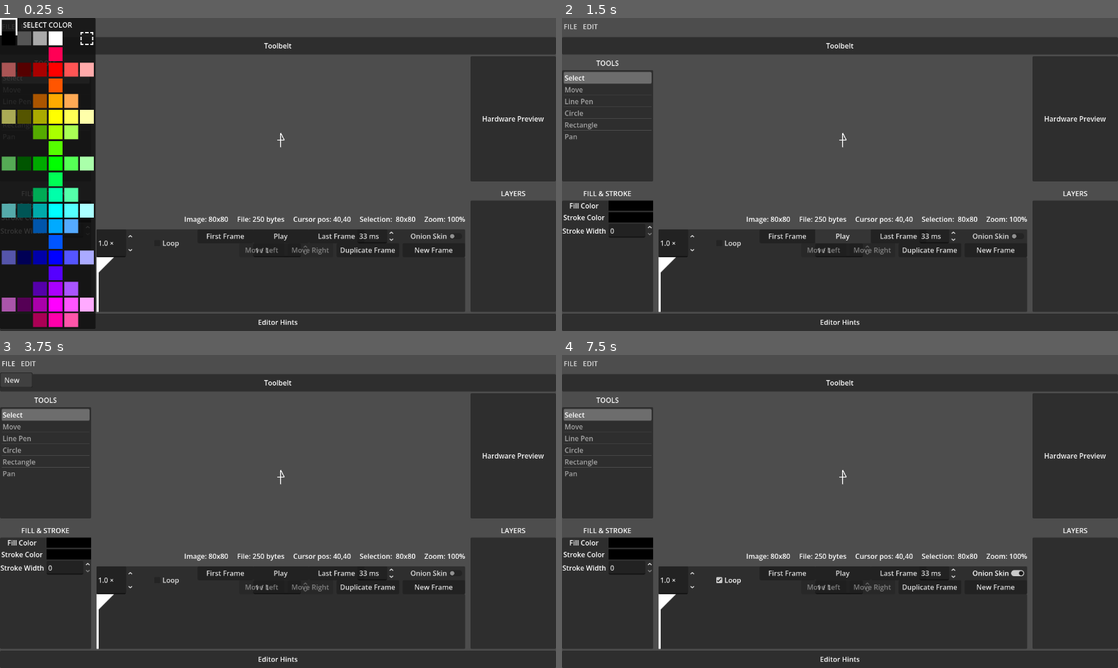
Above: before the commit, frames 1-4 (two rows, left to right).
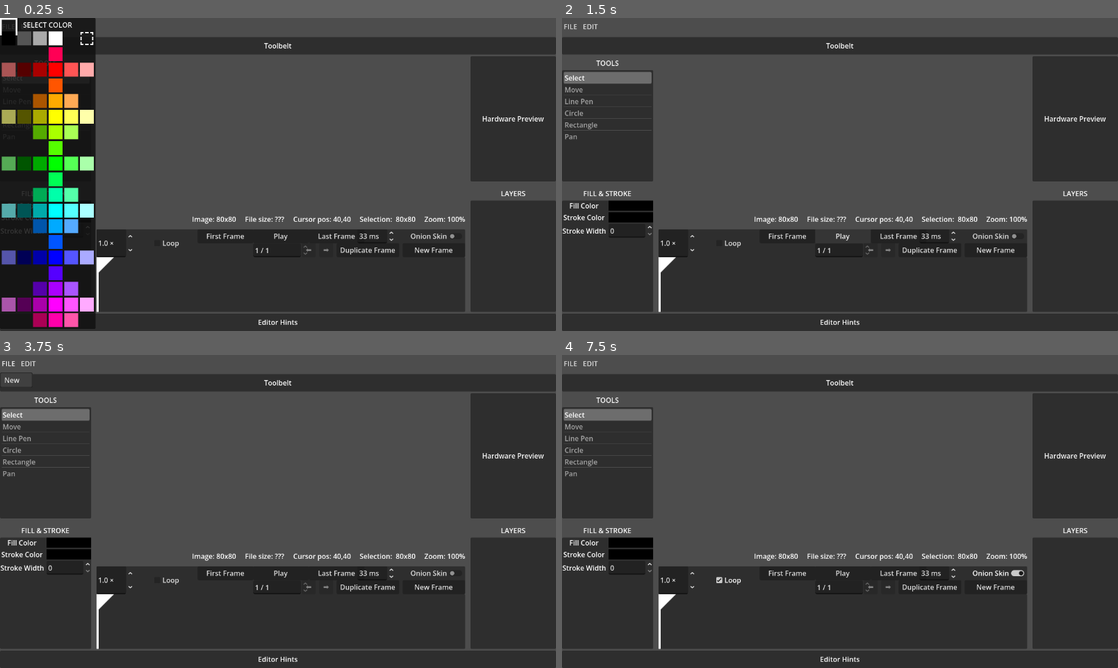
Above: after the commit, the same moments.

Repository: erlog135/Ripple
Game: Godot game, scene res://scenes/Editor.tscn
Two runs of this game, one before a commit and one after it. Both use one fixed random seed, a clock stepped at 60 frames per second and the inputs below.
Inputs:
- Up to frame 1 (0.25 s): no input
- Up to frame 2 (1.5 s): click "Play" at 0.5 s; click "Play" at 1.25 s
- Up to frame 3 (3.75 s): click "New Frame" at 2 s; click "New Frame" at 2.75 s; click "FILE" at 3.5 s
- Up to frame 4 (7.5 s): click "EDIT" at 4.25 s; click "Loop" at 5 s; click "Last Frame" at 5.75 s; click "First Frame" at 6.5 s; click "Onion Skin" at 7.25 s

The runs differ from the first frame. In frame 1, 0.3% of the frame differs, in the area x 33-60%, y 36-76%; in frame 2, 0.3%; in frame 3, 0.3%; in frame 4, 0.3%.

Commit message:
editor improvements

Diff:
--- a/scenes/interface/CanvasArea.tscn
+++ b/scenes/interface/CanvasArea.tscn
@@ -39,6 +39,7 @@
 script = ExtResource("3_h8p71")
 
 [node name="Line2D2" type="Line2D" parent="DocumentLayer/SubViewport/Document" unique_id=1003032040]
+visible = false
 points = PackedVector2Array(0, 16, 0, -16, 8, 0, -8, 0)
 width = 2.0
 joint_mode = 2
@@ -76,7 +77,7 @@
 
 [node name="FileSize" type="Label" parent="HUDLayer/InfoLabels" unique_id=2120023147]
 layout_mode = 2
-text = "File: 250 bytes"
+text = "File size: ???"
 horizontal_alignment = 1
 
 [node name="CursorPosition" type="Label" parent="HUDLayer/InfoLabels" unique_id=973851150]
--- a/scenes/interface/aux_windows/AnimatorWindow.tscn
+++ b/scenes/interface/aux_windows/AnimatorWindow.tscn
@@ -144,12 +144,12 @@
 anchor_left = 1.0
 anchor_right = 1.0
 anchor_bottom = 1.0
-offset_left = -408.0
+offset_left = -336.0
 offset_top = 32.0
 offset_right = -304.0
 grow_horizontal = 0
 grow_vertical = 2
-text = "Move Right"
+text = "➡️"
 
 [node name="MoveFrameLeftButton" type="Button" parent="PlaybackPanel" unique_id=1369569173]
 layout_mode = 1
@@ -157,12 +157,12 @@
 anchor_left = 1.0
 anchor_right = 1.0
 anchor_bottom = 1.0
-offset_left = -520.0
-offset_top = 32.0
-offset_right = -416.0
-grow_horizontal = 0
-grow_vertical = 2
-text = "Move Left"
+offset_left = -376.0
+offset_top = 32.0
+offset_right = -344.0
+grow_horizontal = 0
+grow_vertical = 2
+text = "⬅️"
 
 [node name="NewFrameButton" type="Button" parent="PlaybackPanel" unique_id=667664672]
 layout_mode = 1
--- a/scenes/interface/aux_windows/animator_window.gd
+++ b/scenes/interface/aux_windows/animator_window.gd
@@ -163,6 +163,10 @@
 	_sync_process_state()
 	if _playing:
 		_playback_timer = 0.0
+		var seq := ProjectData.current_sequence
+		if seq != null and not seq.frames.is_empty() and not loop_toggle.button_pressed:
+			if EditorState.current_frame >= seq.frames.size() - 1:
+				EditorState.set_current_frame(0)
 	if play_button.button_pressed != playing:
 		play_button.set_pressed_no_signal(playing)
 
--- a/scenes/interface/hud_layer.gd
+++ b/scenes/interface/hud_layer.gd
@@ -11,6 +11,8 @@
 	EditorState.mouse_position_changed.connect(_on_mouse_position_changed)
 	ProjectData.data_changed.connect(_on_data_changed)
 	EditorState.zoom_changed.connect(_on_zoom_changed)
+	EditorState.selection_changed.connect(_on_selection_changed)
+	EditorState.drag_updated.connect(_on_drag_updated)
 
 func _on_mouse_position_changed(screen_pos: Vector2) -> void:
 	var canvas_center := get_rect().size / 2.0
@@ -26,3 +28,41 @@
 
 func _on_zoom_changed(_screen_pos: Vector2, _factor: float):
 	zoom_level.text = "Zoom: %d%%" % int(EditorState.current_zoom*100.0)
+
+func _on_selection_changed(_by_user: bool) -> void:
+	_update_selection_dimensions()
+
+func _on_drag_updated(_offset: Vector2, _dragging: bool) -> void:
+	_update_selection_dimensions()
+
+func _update_selection_dimensions() -> void:
+	var frame: DrawCommandImage = ProjectData.get_current_image()
+	if frame == null:
+		selection_dimensions.hide()
+		return
+
+	var selected_positions: Array[Vector2] = []
+	for cmd_idx in EditorState.selected_point_indices:
+		var cmd: DrawCommand = frame.commands[cmd_idx]
+		if cmd.hidden:
+			continue
+		for pt_idx in EditorState.selected_point_indices[cmd_idx]:
+			if pt_idx < cmd.points.size():
+				var pt: Vector2 = cmd.points[pt_idx]
+				if EditorState.is_dragging_selection and EditorState.drag_offset != Vector2.ZERO:
+					pt += EditorState.drag_offset
+				selected_positions.append(pt)
+
+	if selected_positions.size() < 2:
+		selection_dimensions.hide()
+		return
+
+	var min_pos := selected_positions[0]
+	var max_pos := selected_positions[0]
+	for pos in selected_positions:
+		min_pos = min_pos.min(pos)
+		max_pos = max_pos.max(pos)
+
+	var size := max_pos - min_pos
+	selection_dimensions.text = "Selection: %d x %d" % [ceili(size.x), ceili(size.y)]
+	selection_dimensions.show()
